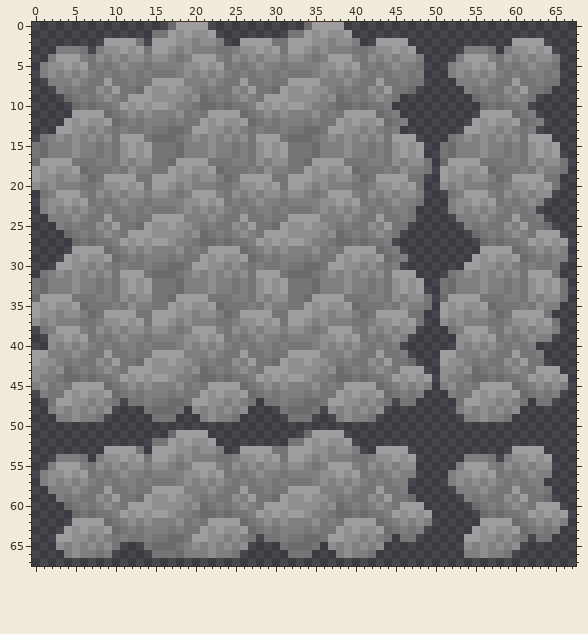
A sprite sheet gets an edit: public/assets/base/biomes/rocks_tiles.png. Above, as it was before the edit.
The file is 68x68 pixels.
After the commit:
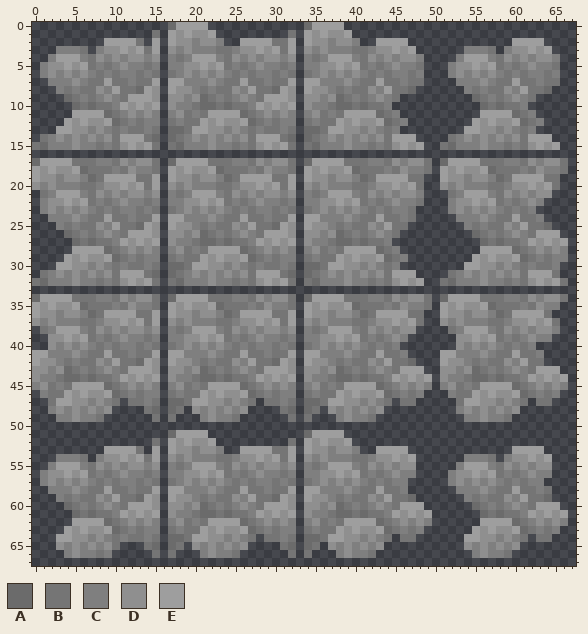
Palette (. is transparent): A #6b6b6b  B #757575  C #7f7f7f  D #8f8f8f  E #9e9e9e
The exact change:
Colour A is removed in row 14 at x 16 and 33; in row 16 at x 1, 18, 35 and 52; in row 31 at x 16 and 33; in row 33 at x 1, 18, 35 and 52; in row 48 at x 16 and 33; in row 65 at x 16 and 33.
Colour A is removed in row 66 at x 18.
Colour B is removed in row 1 at x 16 and 33; in row 6 at x 16 and 33; in row 13 at x 16 and 33; in row 15 at x 16 and 33; in row 16 at x 0, 8, 10, 15 to 17, 25, 27, 32 to 34, 42, 44, 51, 59 and 61; in rows 17 to 18 at x 16 and 33.
Colour B is removed in row 23 at x 16 and 33; in row 30 at x 16 and 33; in row 32 at x 16 and 33; in row 33 at x 0, 8, 10, 15 to 17, 25, 27, 32 to 34, 42, 44, 51, 59, 61 and 66; in rows 34 to 35 at x 16 and 33; in row 40 at x 16 and 33.
Colour B is removed in row 47 at x 16 and 33; in row 49 at x 16 and 33; in row 52 at x 16 and 33; in row 57 at x 16 and 33; in row 64 at x 16 and 33; in row 66 at x 16 and 33.
Colour C is removed in row 5 at x 16 and 33; in rows 11 to 12 at x 16 and 33; in row 16 at x 2 to 4, 6 to 7, 9, 19 to 21, 23 to 24, 26, 36 to 38, 40 to 41, 43, 53 to 55, 57 to 58 and 60; in row 22 at x 16 and 33; in rows 28 to 29 at x 16 and 33; in row 33 at x 2 to 4, 6 to 7, 9, 19 to 21, 23 to 24, 26, 36 to 38, 40 to 41, 43, 53 to 55, 57 to 58 and 60.
Colour C is removed in row 39 at x 16 and 33; in rows 45 to 46 at x 16 and 33; in row 56 at x 16 and 33; in rows 62 to 63 at x 16 and 33; in row 65 at x 19; in row 66 at x 19 to 20 and 54.
Colour D is removed in row 4 at x 16 and 33; in rows 8 to 9 at x 16 and 33; in row 16 at x 5, 11, 13, 22, 28, 30, 39, 45, 47, 56, 62 and 64; in row 21 at x 16 and 33; in rows 25 to 26 at x 16 and 33; in row 33 at x 5, 11, 13, 22, 28, 30, 39, 45, 47, 56, 62 and 64.
Colour D is removed in row 38 at x 16 and 33; in rows 42 to 43 at x 16 and 33; in row 55 at x 16 and 33; in rows 59 to 60 at x 16 and 33.
Colour E is removed in rows 2 to 3 at x 16 and 33; in row 7 at x 16 and 33; in row 10 at x 16 and 33; in row 16 at x 12, 14, 29, 31, 46, 48, 63 and 65; in rows 19 to 20 at x 16 and 33; in row 24 at x 16 and 33.
Colour E is removed in row 27 at x 16 and 33; in row 33 at x 12, 14, 29, 31, 46, 48, 63 and 65; in rows 36 to 37 at x 16 and 33; in row 41 at x 16 and 33; in row 44 at x 16 and 33; in rows 53 to 54 at x 16 and 33.
Colour E is removed in row 58 at x 16 and 33; in row 61 at x 16 and 33.
